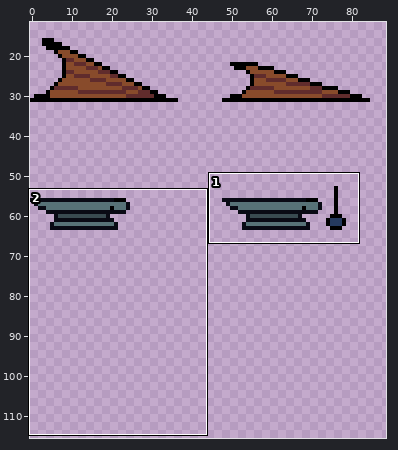
Two versions of one pixel-art file, art/objects.aseprite. The picture above shows the old version from afar; the outline marks the close-up.
Close-up. Old version:
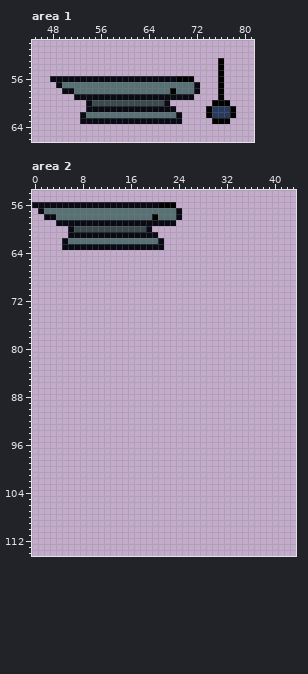
128x128 pixels, 1 frame. Shown: area 1: x 45..81, y 50..66; area 2: x 0..43, y 54..114. The wide view leaves out empty margins.
The same view after the edit:
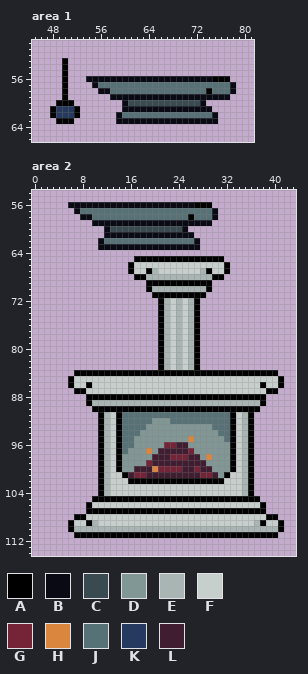
Palette (. is transparent): A #000000  B #090a14  C #394a50  D #819796  E #a8b5b2  F #c7cfcc  G #752438  H #da863e  J #577277  K #253a5e  L #411d31
The edit:
Changed rows in their new state; - is an unchanged pixel.
Area 1:
first column x 48:
53 --A-------------------------.--
54 --A-------------------------.--
55 --A-------------------------.--
56 ..A...---------------BBBBBBA-A-
57 -.A....B----------------JJJJJJB
58 --A.....BB----------J---JJAJJJB
59 --A-......--------------BBBBBB-
60 -AAA--......B------CCCCCCB-...-
61 AKKKA-......---------BBBBBB....
62 AKKKA......B---------JJJJJJB...
63 -AAA-......-----------BBBBBB..-
Area 2:
first column x 0:
 56 ......---------------BBBBBBAAA------------
 57 -......B----------------JJJJJJB-----------
 58 --......BB----------J---JJAJJJB-----------
 59 ----......--------------BBBBBB------------
 60 ------......B------CCCCCCB----------------
 61 ------......---------BBBBBB---------------
 62 -----......B---------JJJJJJB--------------
 63 -----......-----------BBBBBB--------------
 65 -----------------AAAAAAAAAAAAAAA----------
 66 ----------------AFFFFFFFFFFFFFFFA---------
 67 ----------------AFFAEFFFFFFFEAFFA---------
 68 -----------------AAEEEEEEEEEEEAA----------
 69 -------------------AAAAAAAAAAA------------
 70 -------------------AEEEEEEEEEA------------
 71 --------------------AAAAAAAAA-------------
 72 ---------------------AEFEFEA--------------
 73 ---------------------AEFEFEA--------------
 74 ---------------------AEFEFEA--------------
 75 ---------------------AEFEFEA--------------
 76 ---------------------AEFEFEA--------------
 77 ---------------------AEFEFEA--------------
 78 ---------------------AEFEFEA--------------
 79 ---------------------AEFEFEA--------------
 80 ---------------------AEFEFEA--------------
 81 ---------------------AEFEFEA--------------
 82 ---------------------AEFEFEA--------------
 83 ---------------------AEFEFEA--------------
 84 -------AAAAAAAAAAAAAAAAAAAAAAAAAAAAAAAAAA-
 85 ------AFFFFFFFFFFFFFFFFFFFFFFFFFFFFFFFFFFA
 86 ------AFFAFFFFFFFFFFFFFFFFFFFFFFFFFFFFAFFA
 87 -------AAFFFFFFFFFFFFFFFFFFFFFFFFFFFFFFAA-
 88 ---------AAAAAAAAAAAAAAAAAAAAAAAAAAAAAA---
 89 ---------AEEEEEEEEEEEEEEEEEEEEEEEEEEEEA---
 90 ----------AAAAAAAAAAAAAAAAAAAAAAAAAAAA----
 91 -----------AEFAJJJJJJJJJJJJJJJJJJAFEA-----
 92 -----------AEFAJJJJJDDDJJJJJJJJJJAFEA-----
 93 -----------AEFAJJJJDDDDDDDDDDDJJJAFEA-----
 94 -----------AEFAJJJDDDDDDDDDDDDDJJAFEA-----
 95 -----------AEFAJJDDDDDDDDDHDDDDDJAFEA-----
 96 -----------AEFAJJDDDDDGGLLDDDDDDDAFEA-----
 97 -----------AEFAJDDDHDLLLLLGDDDDDDAFEA-----
 98 -----------AEFADDDDDLLLGGGLLDHDDDAFEA-----
 99 -----------AEFADDDDGLLLLLLLLLDDDDAFEA-----
100 -----------AEFADDLLLHGGGGLLGLLDDDAFEA-----
101 -----------AEFFALGGLLLLLLLLLGGLDAFFEA-----
102 -----------AEFFFAAAAAAAAAAAAAAAAFFFEA-----
103 -----------AEFFFFFFFFFFFFFFFFFFFFFFEA-----
104 -----------AEFFFFFFFFFFFFFFFFFFFFFFEA-----
105 ----------AAAAAAAAAAAAAAAAAAAAAAAAAAAA----
106 ---------AFFFFFFFFFFFFFFFFFFFFFFFFFFFFA---
107 ---------AAAAAAAAAAAAAAAAAAAAAAAAAAAAAA---
108 -------AAFFFFFFFFFFFFFFFFFFFFFFFFFFFFFFAA-
109 ------AFFAEFFFFFFFFFFFFFFFFFFFFFFFFFFEAFFA
110 ------AEEEEEEEEEEEEEEEEEEEEEEEEEEEEEEEEEEA
111 -------AAAAAAAAAAAAAAAAAAAAAAAAAAAAAAAAAA-
